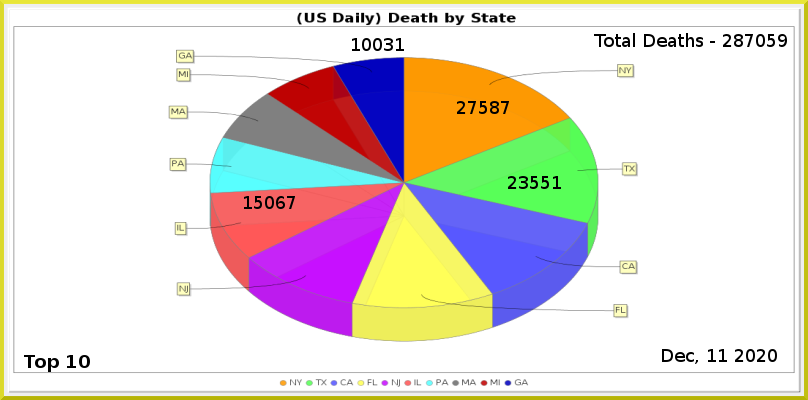
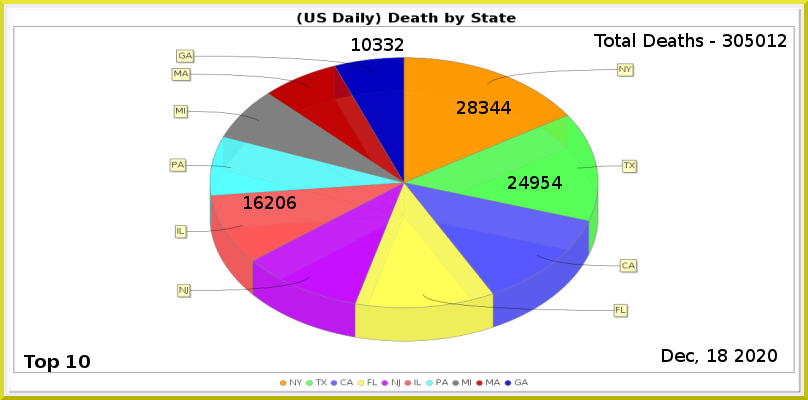
Before/after of a 808x400 layered artwork. What changed in the layer stack:
painted on "Least" over [373, 38, 404, 51]
painted on "6" over [254, 196, 296, 209]
painted on "2" over [519, 176, 562, 189]
painted on "1" over [468, 101, 511, 114]
renamed "Total Deaths - 287059" to "Total Deaths - 305012", painted on it over [723, 34, 787, 47]
painted on "Current Date" over [718, 349, 727, 362]
painted on "Death_by_State.png" over [168, 49, 639, 386]
